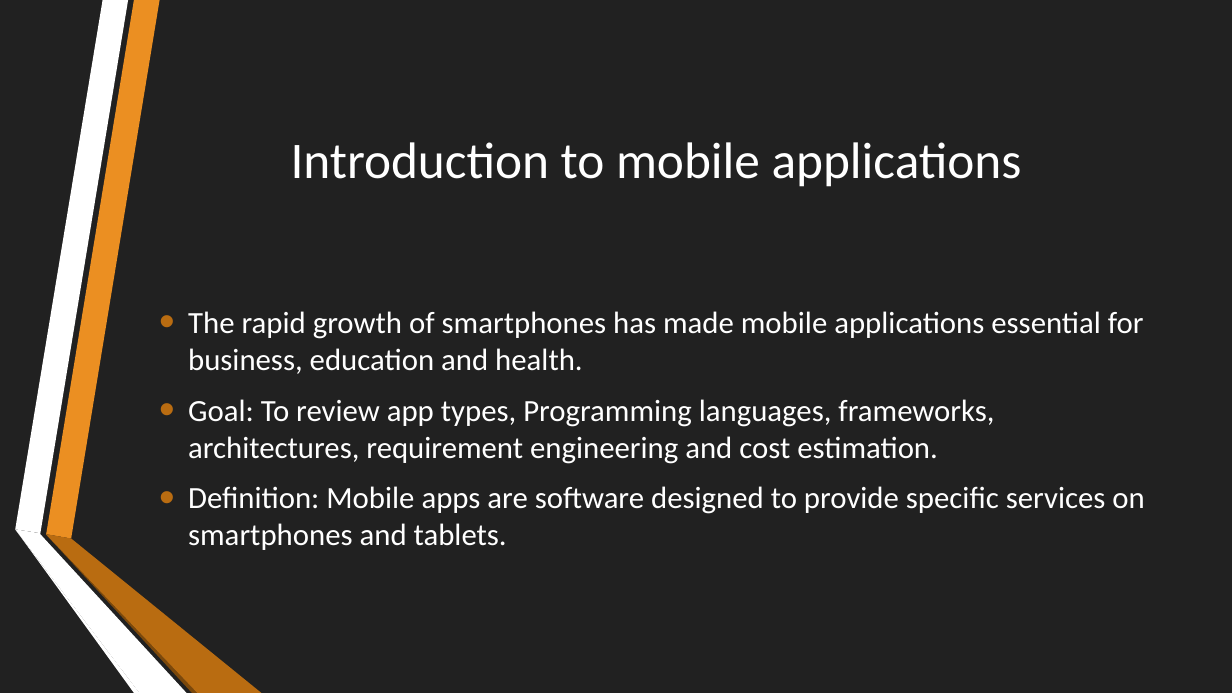
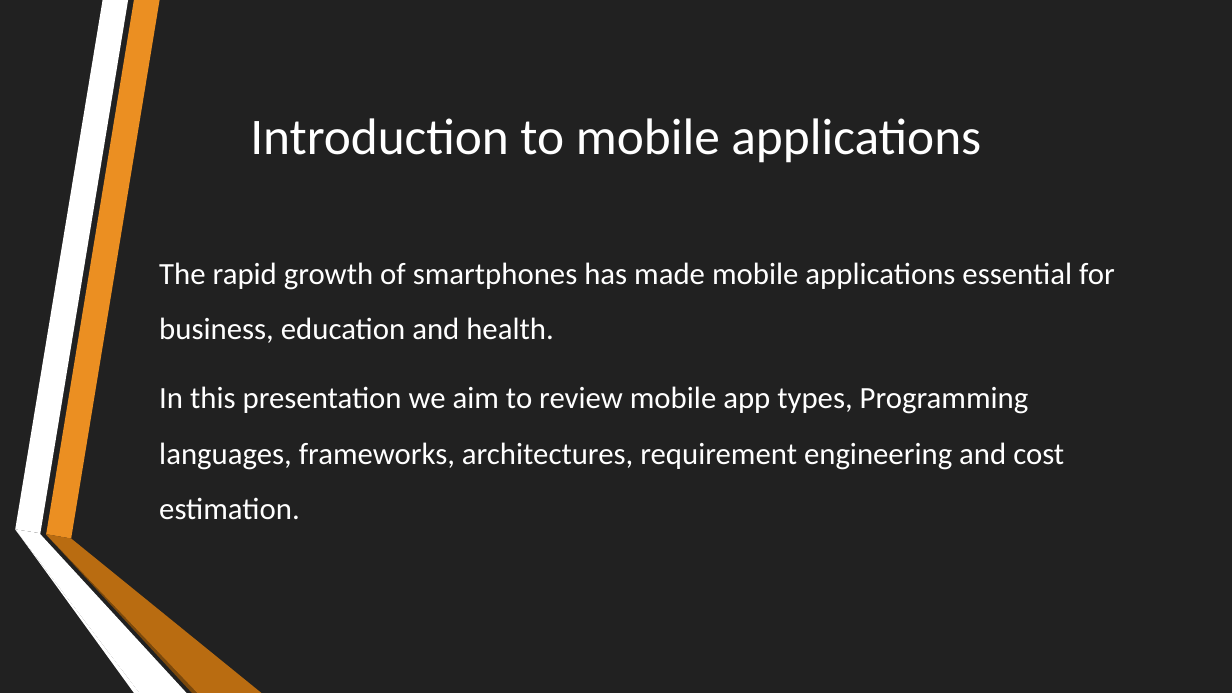
Before and after one commit to Neil1-hub/CEF-440-, a slide deck: slide 2 of Task 1/INTERNET AND MOBILE PROGRAMMING.pptx. Drawn at 1232x693 pixels with LibreOffice and Linux fonts; fonts in the diff are those of the drawing. Boxes give left, top, right and bottom in pixels: in the first picture for what was removed or moved away, otherwise in the second. Text is boxed around its words. In the diff, an @@ line names an element or a change of style, - is before the commit and + after.

```diff
--- a/Task 1/INTERNET AND MOBILE PROGRAMMING.pptx
+++ b/Task 1/INTERNET AND MOBILE PROGRAMMING.pptx
@@ title "Introduction to mobile applications": place and size @@
-title "Introduction to mobile applications" at box(291, 142, 1022, 187)
+title "Introduction to mobile applications" at box(250, 118, 981, 163)
@@ text "The rapid growth of smartphones ...": place and size @@
-text "The rapid growth of smartphones ..." at box(188, 311, 1144, 550)
+text "The rapid growth of smartphones ..." at box(159, 262, 1115, 520)
@@ text at box(159, 262, 1115, 343): bullet • to none; line spacing 1 to 1.5 @@
@@ text at box(159, 386, 1064, 520): text changed @@
-• Goal: To review app types, Programming languages, frameworks, architectures, requirement engineering and cost estimation.
-• Definition: Mobile apps are software designed to provide specific services on smartphones and tablets.
+In this presentation we aim to review mobile app types, Programming languages, frameworks, architectures, requirement engineering and cost estimation.
```
Also in this commit, not shown: 15 other slides changed, 2 slides added, 3 slides removed.
